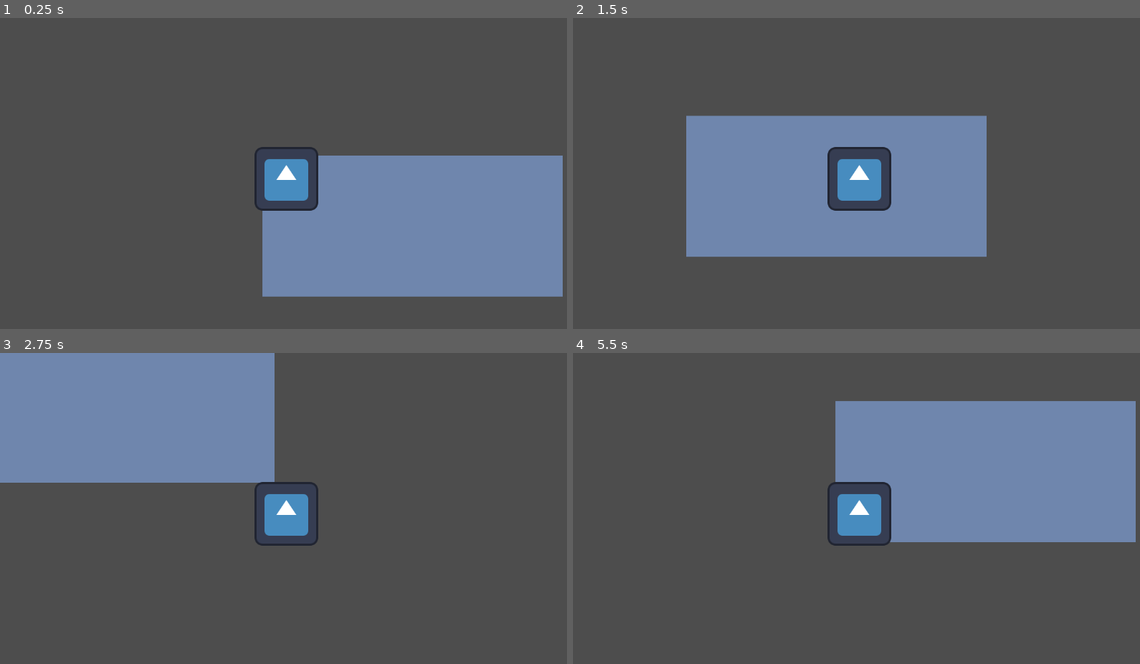
Above: before the commit, frames 1-4 (two rows, left to right).
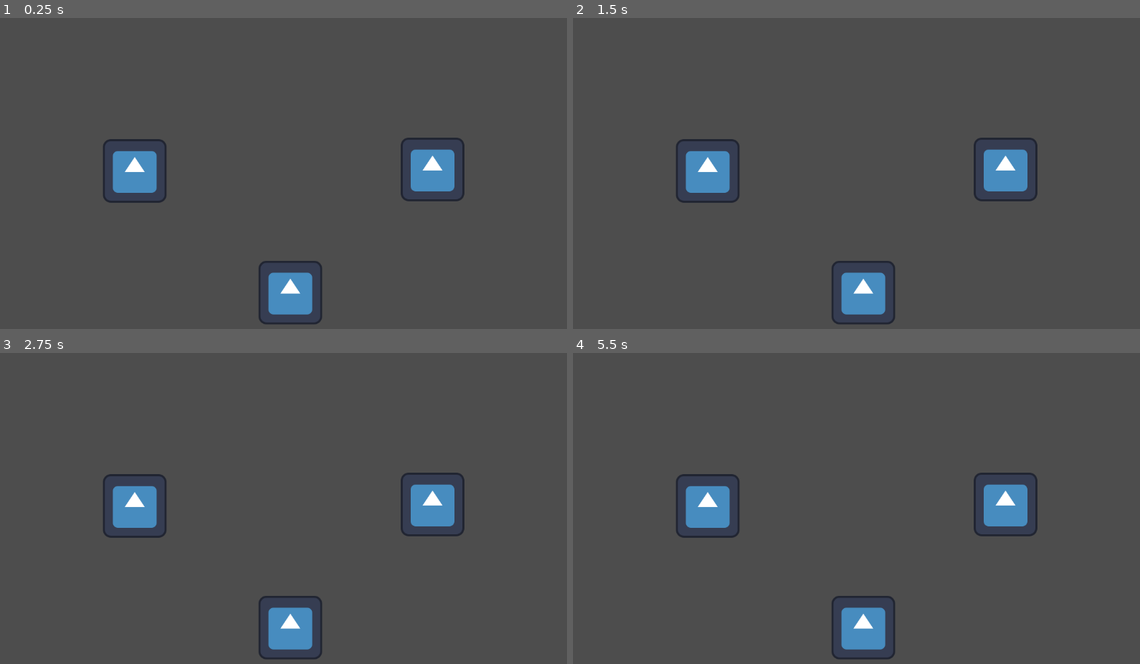
Above: after the commit, the same moments.

Repository: W00jo/mask-off
Game: Godot game, scene res://src/gamegame.tscn
The game is run twice, just before and just after one commit, with the same random seed, the same clock (stepped at 60 frames per second) and the same inputs. Before the commit the project starts from res://src/test_world.tscn. The engine's default icon, where the game draws it, is replaced by a stand-in: a white triangle on a blue panel in a dark square.
Inputs:
- Up to frame 1 (0.25 s): no input
- Up to frame 2 (1.5 s): tap Enter at 0.5 s; hold Right (ui_right) 0.53-1.28 s; tap Z (press_z) at 0.6, 1.35 s; hold Down (ui_down) from 1.28 s (still down)
- Up to frame 3 (2.75 s): release Down (ui_down) at 2.03 s; hold Right (ui_right) from 2.03 s (still down); tap Z (press_z) at 2.1 s
- Up to frame 4 (5.5 s): release Right (ui_right) at 2.78 s; hold Up (ui_up) 2.78-3.53 s; tap Z (press_z) every 0.75 s from 2.85 to 5.1 s; hold Left (ui_left) 3.53-5.03 s; hold Down (ui_down) from 5.03 s (still down)

The runs differ from the first frame. In frame 1, 26% of the frame differs, in the area x 18-100%, y 38-99%; in frame 2, 26%; in frame 3, 25%; in frame 4, 26%, in the area x 18-100%, y 15-99%.

Commit message:
mask spawner improvements

Diff:
--- a/project.godot
+++ b/project.godot
@@ -15,7 +15,7 @@
 [application]
 
 config/name="Mask Off"
-run/main_scene="uid://6ie3dttldeew"
+run/main_scene="uid://b4ofyboy3t2d3"
 config/features=PackedStringArray("4.6", "GL Compatibility")
 config/icon="res://icon.svg"
 
--- a/scripts/base_map.gd
+++ b/scripts/base_map.gd
@@ -8,14 +8,12 @@
 
 @onready var mask_spawner: MaskSpawner = $MaskSpawner
 
-# Called when the node enters the scene tree for the first time.
 func _ready() -> void:
-	pass # Replace with function body.
+	pass
 
 func start():
 	mask_spawner.initialize()
 
-# Called every frame. 'delta' is the elapsed time since the previous frame.
 func _process(delta: float) -> void:
 	pass
 
--- a/scripts/base_mask.gd
+++ b/scripts/base_mask.gd
@@ -9,12 +9,10 @@
 	emit_signal("mask_picked_up")
 	queue_free()
 
-# Called when the node enters the scene tree for the first time.
 func _ready() -> void:
-	pass # Replace with function body.
+	pass
 
 
-# Called every frame. 'delta' is the elapsed time since the previous frame.
 func _process(delta: float) -> void:
 	if(Input.is_action_just_pressed("press_z")):
 		pick_up()
--- a/scripts/game_manager.gd
+++ b/scripts/game_manager.gd
@@ -3,8 +3,8 @@
 @export var maps: Array[PackedScene]
 
 var _current_map: BaseMap
+var players: Array[Node2D]
 
-# Called when the node enters the scene tree for the first time.
 func _ready() -> void:
 	randomize()
 	_spawn_map()
@@ -15,9 +15,12 @@
 	add_child(_current_map)
 	_current_map.start()
 
-# Called every frame. 'delta' is the elapsed time since the previous frame.
 func _process(delta: float) -> void:
-	pass
+	if(players.size() > 0):
+		pass
 
 func add_player():
-	pass
+	var spawn_point = _current_map.get_free_spawn_point()
+
+	if(spawn_point == null):
+		pass
--- a/scripts/mask_spawner.gd
+++ b/scripts/mask_spawner.gd
@@ -2,7 +2,8 @@
 
 class_name MaskSpawner
 
-var max_ticks := 2
+@export var max_ticks := 2
+@export var show_treshold := 5
 var _current_ticks := 2
 var spawned_mask: BaseMask
 @export var masks: Array[PackedScene]
@@ -19,11 +20,9 @@
 	randomize()
 	_start_timeout()
 
-# Called when the node enters the scene tree for the first time.
 func _ready() -> void:
 	pass
 
-# Called every frame. 'delta' is the elapsed time since the previous frame.
 func _process(delta: float) -> void:
 	pass
 
@@ -33,11 +32,12 @@
 	_update_label()
 
 func _on_timeout():
-	_update_label()
+	if(_current_ticks <= show_treshold):
+		_update_label()
+		label.visible = true
+		anim.play("countdown_label_shrink")
 
 	_current_ticks-=1;
-	label.visible = true
-	anim.play("countdown_label_shrink")
 
 	if(_current_ticks < 0):
 		_spawn_mask()
--- a/src/mask_spawner.tscn
+++ b/src/mask_spawner.tscn
@@ -60,6 +60,7 @@
 
 [node name="MaskSpawner" type="Node2D" unique_id=1271967546]
 script = ExtResource("1_5skxl")
+max_ticks = 10
 masks = Array[PackedScene]([ExtResource("2_hbtf8")])
 
 [node name="Timer" type="Timer" parent="." unique_id=179535140]
@@ -85,7 +86,7 @@
 z_index = 2
 emitting = false
 amount = 150
-lifetime = 1.4000000000000001
+lifetime = 1.4
 one_shot = true
 lifetime_randomness = 1.0
 direction = Vector2(1, 15)
